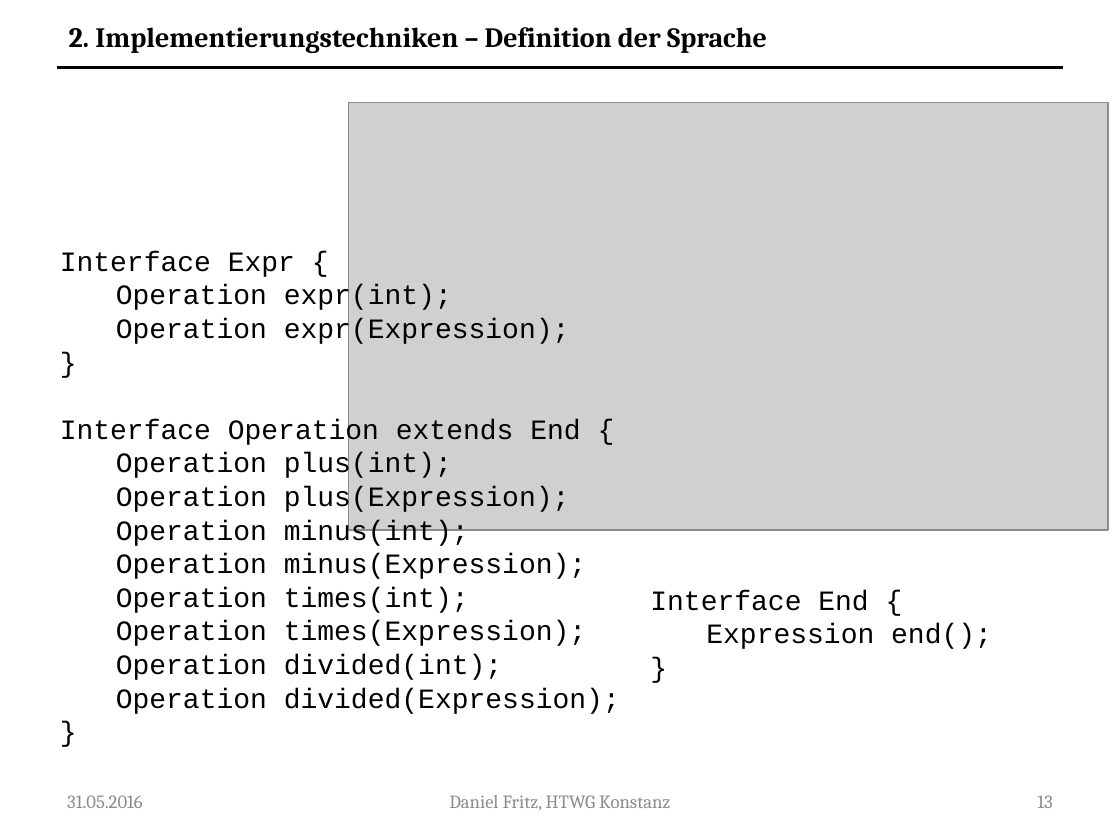
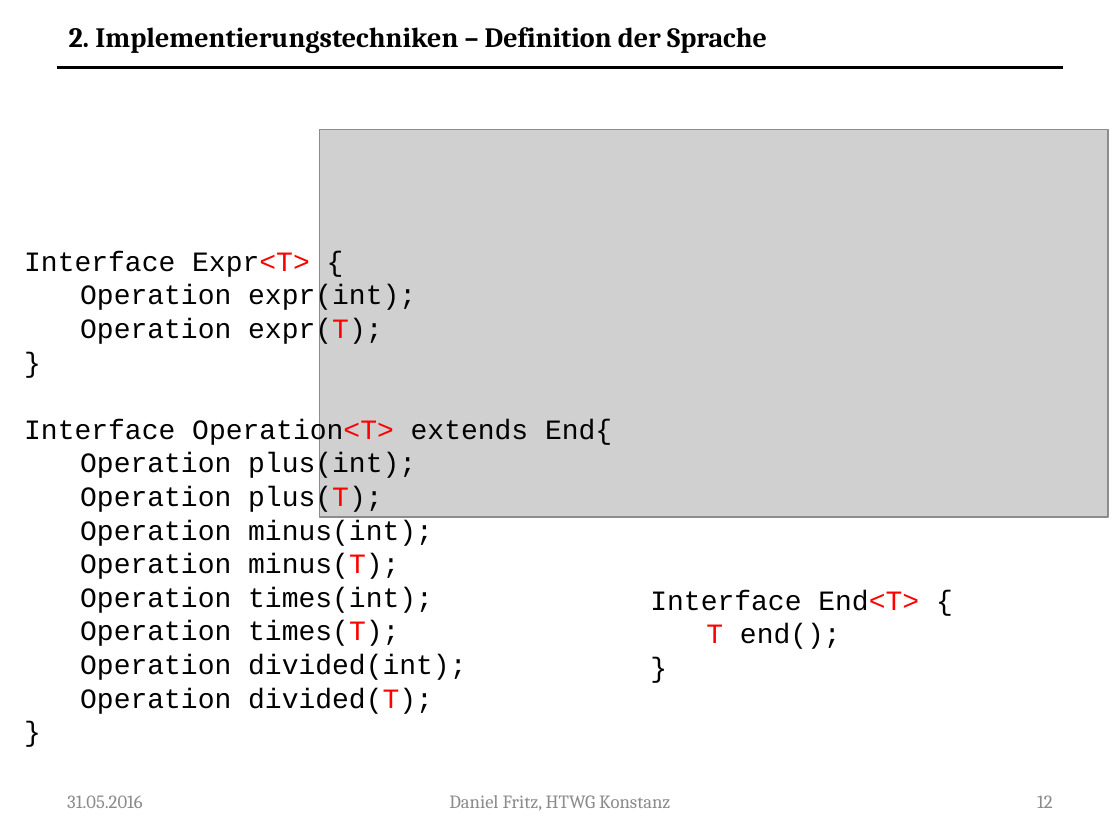
Before and after one commit to Guldenbart/MA, a slide deck: slide 12 of ppt/MA.pptx (slide 13 before the commit). Drawn at 1120x840 pixels with LibreOffice and Linux fonts; fonts in the diff are those of the drawing; grey boxes stand for pictures. Boxes give left, top, right and bottom in pixels: in the first picture for what was removed or moved away, otherwise in the second. Text is boxed around its words. In the diff, an @@ line names an element or a change of style, - is before the commit and + after.

Commit message:
progress in the presentation

```diff
--- a/ppt/MA.pptx
+++ b/ppt/MA.pptx
@@ picture: place and size @@
-picture at [348,103,1108,531]
+picture at [319,130,1108,517]
@@ text "Interface Expr<T> {": place and size @@
-text "Interface Expr<T> {" at [60,251,620,714]
+text "Interface Expr<T> {" at [24,251,612,714]
@@ text at [24,251,310,277]: text changed @@
-Interface Expr {
+Interface Expr<T> {
@@ text at [80,318,382,346]: text changed @@
-  Operation expr(Expression);
+  Operation expr(T);
@@ text at [24,419,612,447]: text changed @@
-Interface Operation extends End {
+Interface Operation<T> extends End{
@@ text at [80,486,382,514]: text changed @@
-  Operation plus(Expression);
+  Operation plus(T);
@@ text at [80,553,399,579]: text changed @@
-  Operation minus(Expression);
+  Operation minus(T);
@@ text at [650,590,919,649]: text changed @@
-Interface End {
-  Expression end();
+Interface End<T> {
+  T end();
@@ text at [80,621,399,646]: text changed @@
-  Operation times(Expression);
+  Operation times(T);
@@ text at [80,688,433,714]: text changed @@
-  Operation divided(Expression);
+  Operation divided(T);
@@ page number at [1037,795,1053,808]: text changed @@
-13
+12
```
Also in this commit, not shown: 12 other slides changed, 11 slides added.
